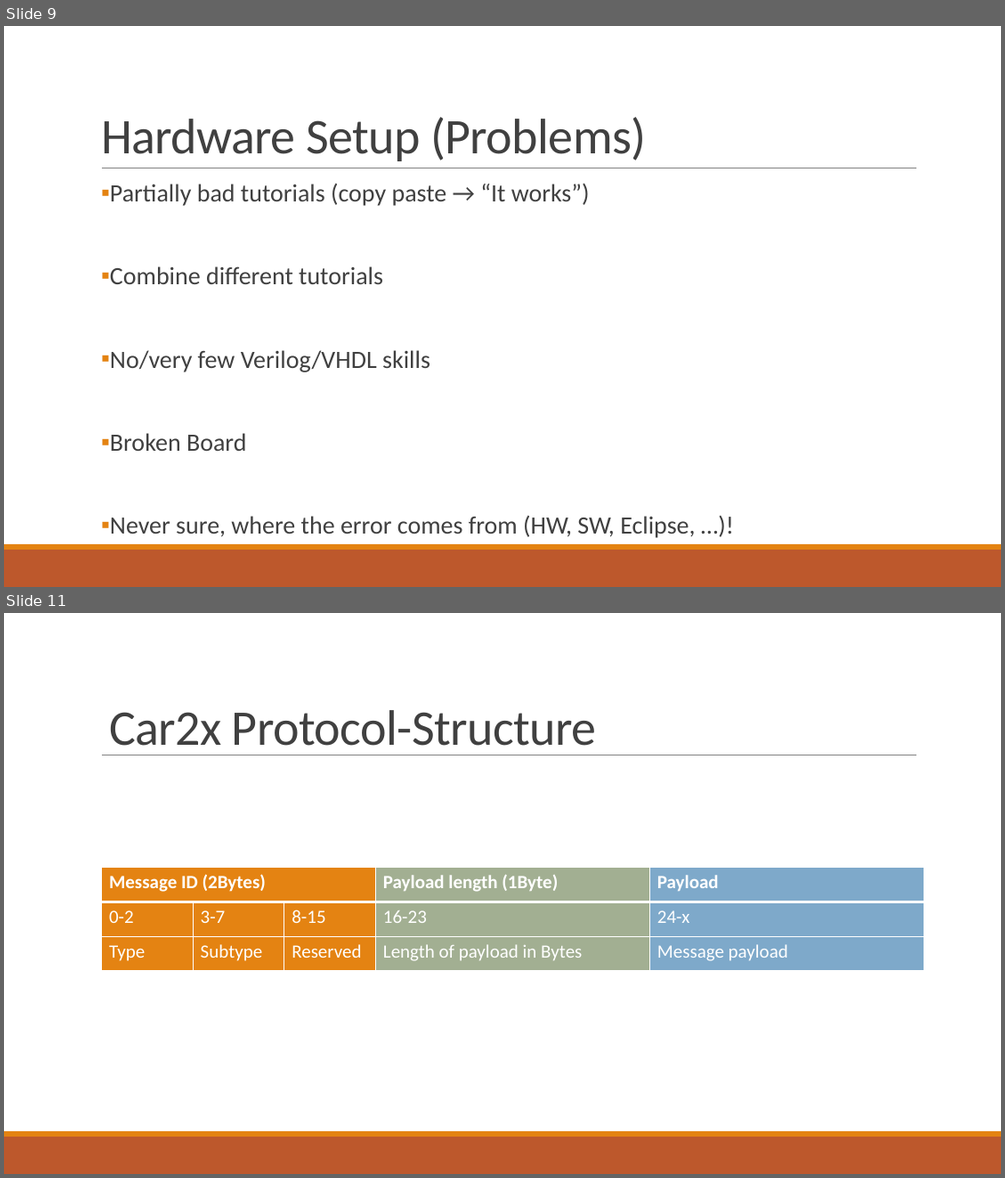
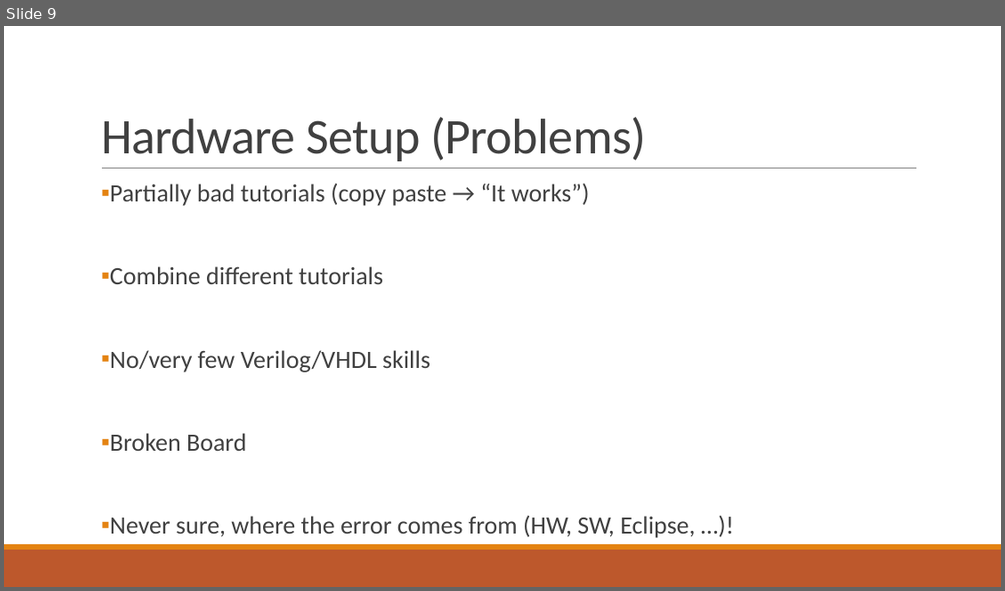
Before and after one commit to fjanssen/Car2X, a slide deck: doc/FinalPresentation.pptx. Shown one above the other, each under a label of ours: slides 9 and 11 before the commit, slide 9 after it; the slides between them are not shown. The pictures are 1005x1178 and 1005x591 pixels, drawn with LibreOffice and Linux fonts; fonts in the diff are those of the drawing. Boxes give left, top, right and bottom in pixels: in the first picture for what was removed or moved away, otherwise in the second. Text is boxed around its words. In the diff, an @@ line names an element or a change of style, - is before the commit and + after.

```diff
--- a/doc/FinalPresentation.pptx
+++ b/doc/FinalPresentation.pptx
@@ slide 11 removed at <box>4,613,1001,1174</box>, background #FFFFFF; not listed: 3 template elements that a slide beside it also shows @@
@@ title removed at <box>109,710,596,755</box> @@
-Car2x Protocol-Structure
@@ table removed at <box>102,868,924,971</box>, 3 rows, 5 columns @@
-Message ID (2Bytes) |  |  | Payload length (1Byte) | Payload
-0-2 | 3-7 | 8-15 | 16-23 | 24-x
-Type | Subtype | Reserved | Length of payload in Bytes | Message payload
```
Also in this commit, not shown: 5 slides changed, 6 slides added, 2 other slides removed.
